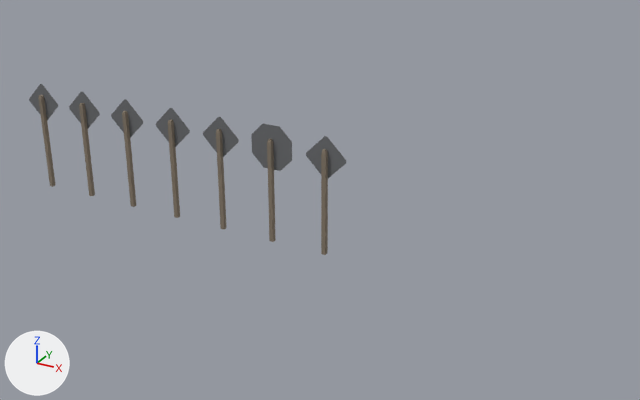
One commit to the Blender file assets/models/src/road-signs.blend: the scene before it, then after it.
One viewpoint serves both versions: a camera (50 mm lens) standing at (14.65, -13.77, 8.0) and looking at (6.9, 0.31, 0.95). The axes (+X, +Y, +Z) are drawn at lower left. The lights are the same throughout. The older version comes first.

Objects in the first picture: 'sign-cross', 'sign-curves', 'sign-grade', 'sign-icy', 'sign-rockslide', 'sign-stop', 'sign-tee'.
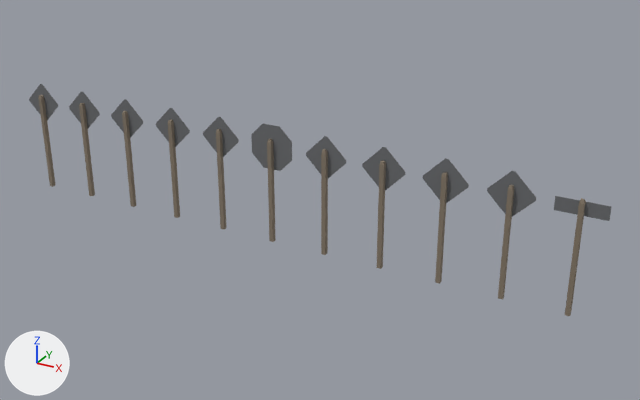
Location of each change, [x1, y1, x2, y2] in pixels of the pictures (640 x 400 px):
'work-sign-blank', added
    after: [487, 171, 536, 300]
    faces in mat_signback_009 (grey #6a6c6f): [487, 171, 536, 216]
    faces in mat_signpost_009 (brown #857969): [498, 185, 514, 300]
'work-sign-arrow', added
    after: [423, 158, 469, 284]
    faces in mat_signback_008 (grey #6a6c6f): [423, 158, 469, 203]
    faces in mat_signpost_008 (brown #857969): [435, 172, 448, 284]
'work-sign-worker', added
    after: [362, 147, 405, 269]
    faces in mat_signback_007 (grey #6a6c6f): [362, 147, 405, 190]
    faces in mat_signpost_007 (brown #857969): [377, 160, 386, 269]
'work-board-stripes', added
    after: [554, 196, 612, 316]
    faces in mat_signpost_010 (brown #857969): [565, 198, 586, 316]
    faces in mat_signback_010 (grey #6a6c6f): [554, 196, 612, 221]

What changed in the scene script:
```text
Add ob_work_board_stripes:
    ob_work_board_stripes = bpy.data.objects.new('work-board-stripes', me_work_board_stripes)  # 24 vertices, 18 faces; spans x -0.46..0.46, y -0.09..0.01, z 0.0..2.18; in mat_signpost_010 (brown #857969), mat_signback_010 (grey #6a6c6f), mat_signface_010 (picture img_signface_work_board_stripes)
    ob_work_board_stripes.location = (12.0, 0.0, 0.0)
Add ob_work_sign_blank:
    ob_work_sign_blank = bpy.data.objects.new('work-sign-blank', me_work_sign_blank)  # 32 vertices, 22 faces; spans x -0.43..0.43, y -0.09..0.01, z 0.0..2.43; in mat_signpost_009 (brown #857969), mat_signback_009 (grey #6a6c6f), mat_signface_009 (picture img_signface_work_sign_blank)
    ob_work_sign_blank.location = (10.8, 0.0, 0.0)
Add ob_work_sign_arrow:
    ob_work_sign_arrow = bpy.data.objects.new('work-sign-arrow', me_work_sign_arrow)  # 32 vertices, 22 faces; spans x -0.43..0.43, y -0.09..0.01, z 0.0..2.43; in mat_signpost_008 (brown #857969), mat_signback_008 (grey #6a6c6f), mat_signface_008 (picture img_signface_work_sign_arrow)
    ob_work_sign_arrow.location = (9.6, 0.0, 0.0)
Add ob_work_sign_worker:
    ob_work_sign_worker = bpy.data.objects.new('work-sign-worker', me_work_sign_worker)  # 32 vertices, 22 faces; spans x -0.43..0.43, y -0.09..0.01, z 0.0..2.43; in mat_signpost_007 (brown #857969), mat_signback_007 (grey #6a6c6f), mat_signface_007 (picture img_signface_work_sign_worker)
    ob_work_sign_worker.location = (8.4, 0.0, 0.0)
```
